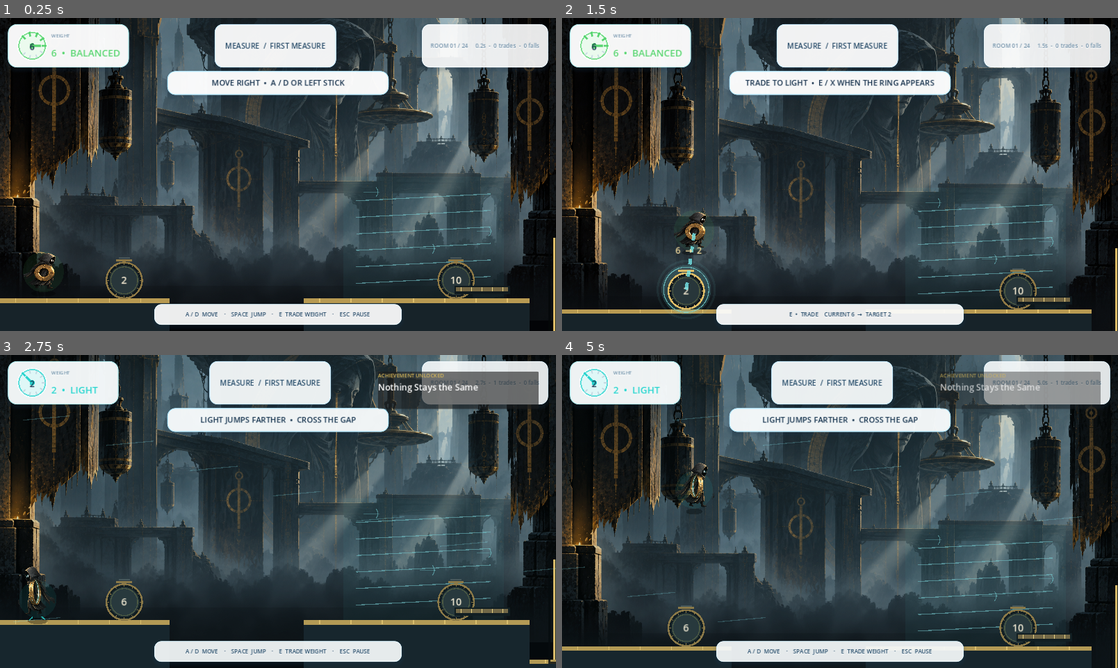
Above: before the commit, frames 1-4 (two rows, left to right).
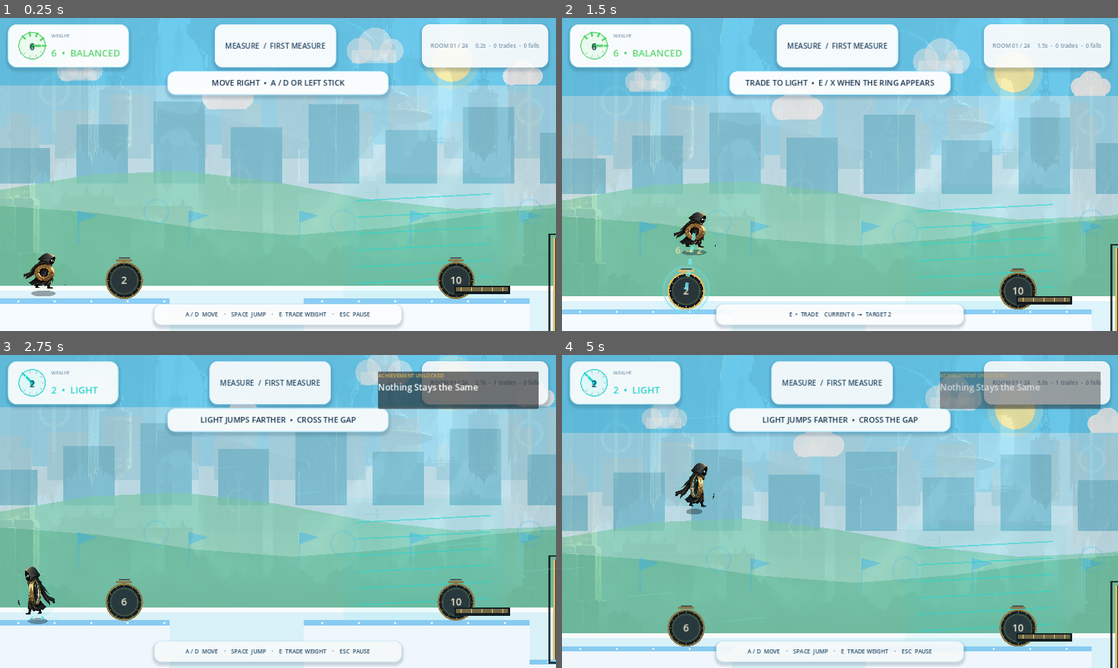
Above: after the commit, the same moments.

Repository: lienowen/how-heavy
Game: Godot game, scene res://scenes/main.tscn
Same seed, same stepped clock (60 frames per second), same inputs: the game is played once before the commit and once after it.
Inputs (mouse positions are in pixels of both pictures, inside the frame that each line leads up to):
- Up to frame 1 (0.25 s): no input
- Up to frame 2 (1.5 s): tap Enter (ui_accept) at 0.5 s; move the mouse to (962, 158) at 0.52 s; hold D (move_right) 0.53-1.25 s; tap E (exchange) at 0.6 s; click (962, 158) at 0.67 s; tap Space (jump) at 0.77 s; drag from (728, 190) to (684, 290) at 1.27 s
- Up to frame 3 (2.75 s): move the mouse to (333, 442) at 2.02 s; hold A (move_left) from 2.03 s (still down); tap E (exchange) at 2.1 s
- Up to frame 4 (5 s): release A (move_left) at 2.75 s; drag from (812, 574) to (1017, 602) at 2.77 s; move the mouse to (1006, 558) at 3.52 s; hold D (move_right) 3.53-4.25 s; tap E (exchange) at 3.6 s; tap Space (jump) at 3.77 s; drag from (673, 464) to (1045, 636) at 4.27 s

The runs differ from the first frame. In frame 1, 83% of the frame differs, in the area x 0-100%, y 0-100%; in frame 2, 83%; in frame 3, 83%; in frame 4, 83%.

Commit message:
Brighten gameplay platforms and hazard readability

Diff:
--- a/scripts/world_production_art_fixed.gd
+++ b/scripts/world_production_art_fixed.gd
@@ -27,25 +27,41 @@
 	update_weight(player.weight)
 
 func _draw() -> void:
+	# Keep the authored texture subtle so the new bright chapter environment remains dominant.
 	if production_background != null:
 		var chapter := Campaign.chapter_for_level(level_id)
-		var chapter_tints: Array[Color] = [Color("dbe3df"), Color("cbd9d8"), Color("d4cedd"), Color("dfc9b0")]
+		var chapter_tints: Array[Color] = [Color(0.90, 0.98, 1.0, 0.15), Color(0.90, 1.0, 0.97, 0.14), Color(0.94, 0.94, 1.0, 0.14), Color(1.0, 0.95, 0.90, 0.14)]
 		var tint: Color = chapter_tints[chapter - 1]
-		for x: float in [0.0, 1280.0, 2560.0]: draw_texture_rect(production_background, Rect2(x, 0, 1280, 720), false, tint)
-	draw_rect(Rect2(0, 640, 3550, 300), Color(0.025, 0.035, 0.04, 0.18))
+		for x: float in [0.0, 1280.0, 2560.0]:
+			draw_texture_rect(production_background, Rect2(x, 0, 1280, 720), false, tint)
+
+	# Light ground wash replaces the old dark industrial floor.
+	draw_rect(Rect2(0, 640, 3550, 300), Color("dff4fb"))
+	draw_rect(Rect2(0, 640, 3550, 12), Color("ffffff"))
+
 	for child in get_children():
 		if child is StaticBody2D and child.has_meta("rect") and child.visible:
 			var local_rect: Rect2 = child.get_meta("rect")
 			var target := Rect2(child.position.x + local_rect.position.x, child.position.y + local_rect.position.y, local_rect.size.x, local_rect.size.y)
-			var fragile_color := Color("54483b") if bool(child.get_meta("fragile")) else Color("172329")
-			draw_rect(target, fragile_color)
-			draw_rect(Rect2(target.position, Vector2(target.size.x, minf(10.0, target.size.y))), Color("b89a52"), true)
-			for mark_x in range(int(target.position.x) + 36, int(target.end.x), 72): draw_line(Vector2(mark_x, target.position.y), Vector2(mark_x, target.position.y + 9), Color("e0c06b"), 2.0)
+			var fragile := bool(child.get_meta("fragile"))
+			var body_color := Color("ffe1b8") if fragile else Color("f6fbff")
+			var edge_color := ProductionTheme.ORANGE if fragile else Color("8bcdf4")
+			draw_rect(target, body_color)
+			draw_rect(Rect2(target.position, Vector2(target.size.x, minf(12.0, target.size.y))), edge_color, true)
+			draw_line(target.position + Vector2(0, target.size.y - 1), target.end - Vector2(0, 1), Color(0.20, 0.45, 0.62, 0.12), 2)
+			for mark_x in range(int(target.position.x) + 42, int(target.end.x), 84):
+				draw_circle(Vector2(mark_x, target.position.y + 6), 2.5, Color(1, 1, 1, 0.86))
+
 	for zone in wind_zones:
 		var start := float(zone[0])
 		var finish := float(zone[1])
-		draw_rect(Rect2(start, 390, finish - start, 280), Color(0.28, 0.72, 0.75, 0.06))
-		for y in range(445, 650, 38): draw_line(Vector2(start + 30, y), Vector2(finish - 30, y - 16), Color(0.47, 0.79, 0.81, 0.55), 2.0)
+		draw_rect(Rect2(start, 390, finish - start, 280), Color(ProductionTheme.CYAN, 0.07))
+		for y in range(445, 650, 38):
+			draw_line(Vector2(start + 30, y), Vector2(finish - 30, y - 16), Color(ProductionTheme.CYAN, 0.58), 3.0)
+
 	if needs_break and broken:
 		var item = room_layout.fragile[0]
-		draw_rect(Rect2(float(item[0]), float(item[1]), float(item[2]), 940.0 - float(item[1])), Color(0.005, 0.008, 0.012, 0.92))
+		draw_rect(Rect2(float(item[0]), float(item[1]), float(item[2]), 940.0 - float(item[1])), Color("8edcf6"))
+		for i in range(8):
+			var splash_x := float(item[0]) + 16.0 + i * 22.0
+			draw_circle(Vector2(splash_x, float(item[1]) + 18.0 + (i % 2) * 10.0), 5.0, Color(1, 1, 1, 0.65))
